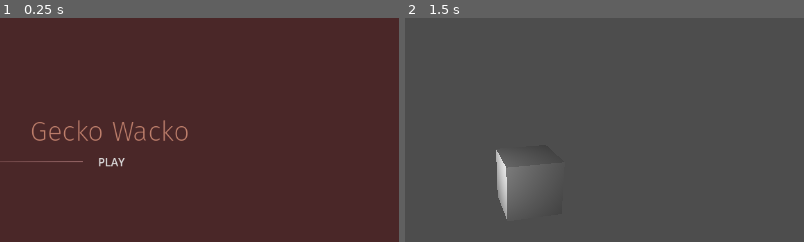
Above: before the commit, frames 1-2 (left to right).
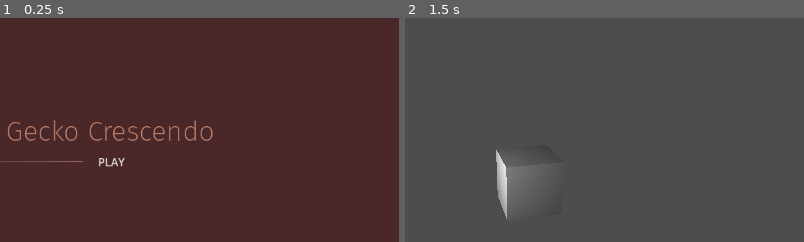
Above: after the commit, the same moments.

Repository: b10-jvz/GMTK-Game-Jam-2024
Game: Godot game, scene res://scenes/menus/home.tscn
Same seed, same stepped clock (60 frames per second), same inputs: the game is played once before the commit and once after it.
Inputs:
- Up to frame 1 (0.25 s): no input
- Up to frame 2 (1.5 s): click "PLAY" at 0.5 s; tap Enter at 1.25 s
The pictures show only the part of the screen within x 35-85%, y 16-66%; the shares and areas given below are measured in that part.

The runs differ from the first frame. In frame 1, 1.6% of the frame differs, in the area x 2-54%, y 45-55%; in frame 2, nothing differs.

Commit message:
Update game title

Diff:
--- a/gekkocrescsendo/scenes/menus/home.tscn
+++ b/gekkocrescsendo/scenes/menus/home.tscn
@@ -35,7 +35,7 @@
 offset_top = 225.0
 offset_right = 772.0
 offset_bottom = 310.0
-text = "Gecko Wacko"
+text = "Gecko Crescendo"
 label_settings = SubResource("LabelSettings_w2tb8")
 horizontal_alignment = 1
 vertical_alignment = 1
